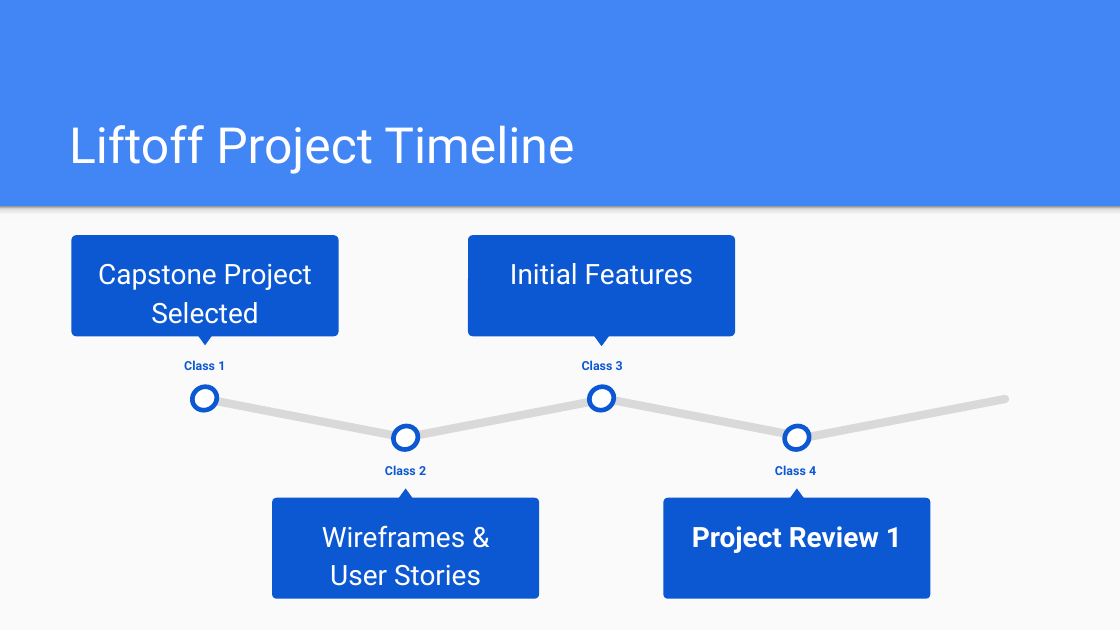
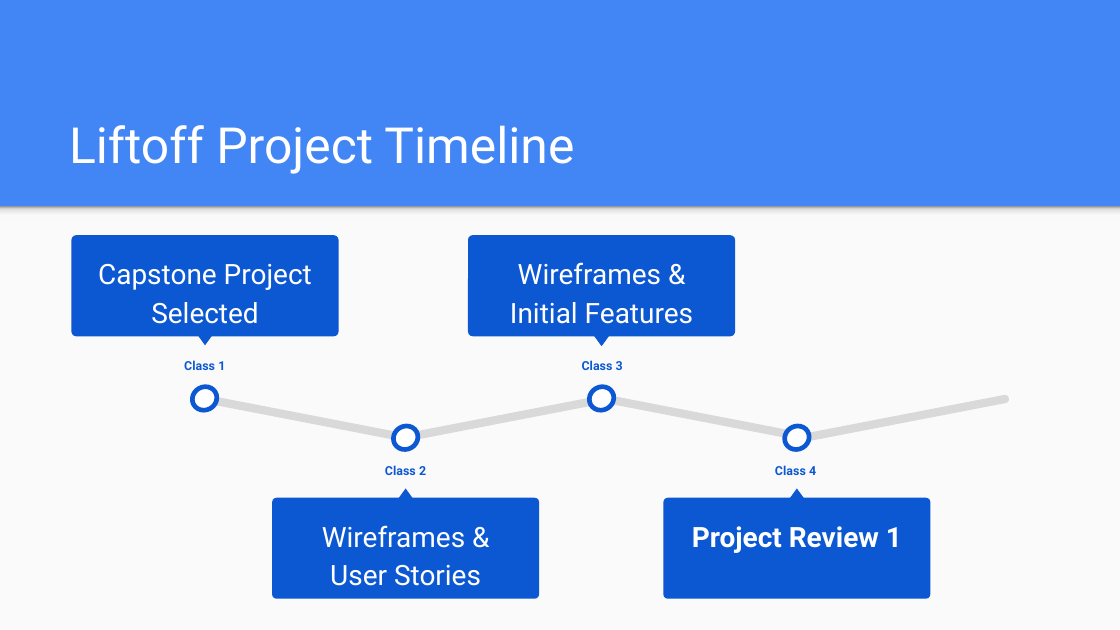
Before and after one commit to icon5585/liftoff-presentations, a slide deck: slide 3 of Class 4 Slides.pptx. Drawn at 1120x630 pixels with LibreOffice and Linux fonts; fonts in the diff are those of the drawing. Boxes give left, top, right and bottom in pixels: in the first picture for what was removed or moved away, otherwise in the second. Text is boxed around its words. In the diff, an @@ line names an element or a change of style, - is before the commit and + after.

Commit message:
Fix class 4 timeline

```diff
--- a/Class 4 Slides.pptx
+++ b/Class 4 Slides.pptx
@@ text in rectangle at box(510, 262, 693, 324): text changed @@
-Initial Features
+Wireframes & Initial Features
```
